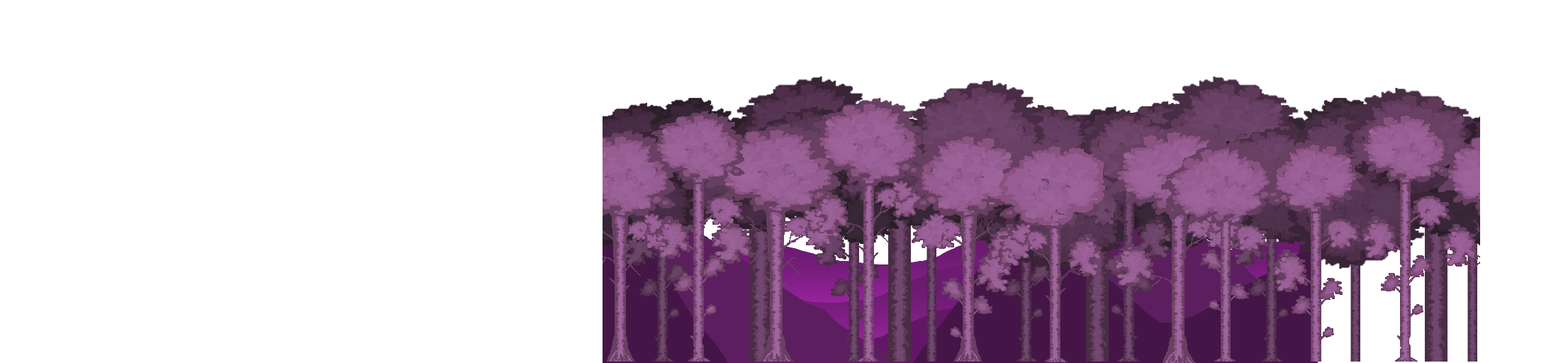
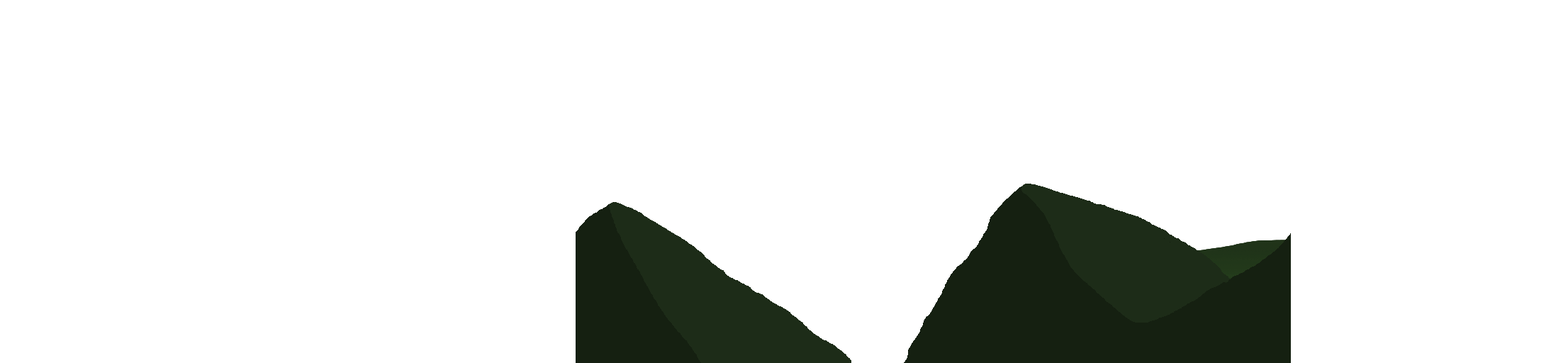
Before/after of a 1568x363 layered artwork. What changed in the layer stack:
hid "樹" (1st of 2), opacity 100% → 95% over [602, 76, 1481, 363]
added layer "山 拷貝 2" above "山 拷貝" over [575, 183, 1291, 363]
hid "山" over [602, 183, 1318, 363]
hid "背景" over [575, 76, 1481, 363]
